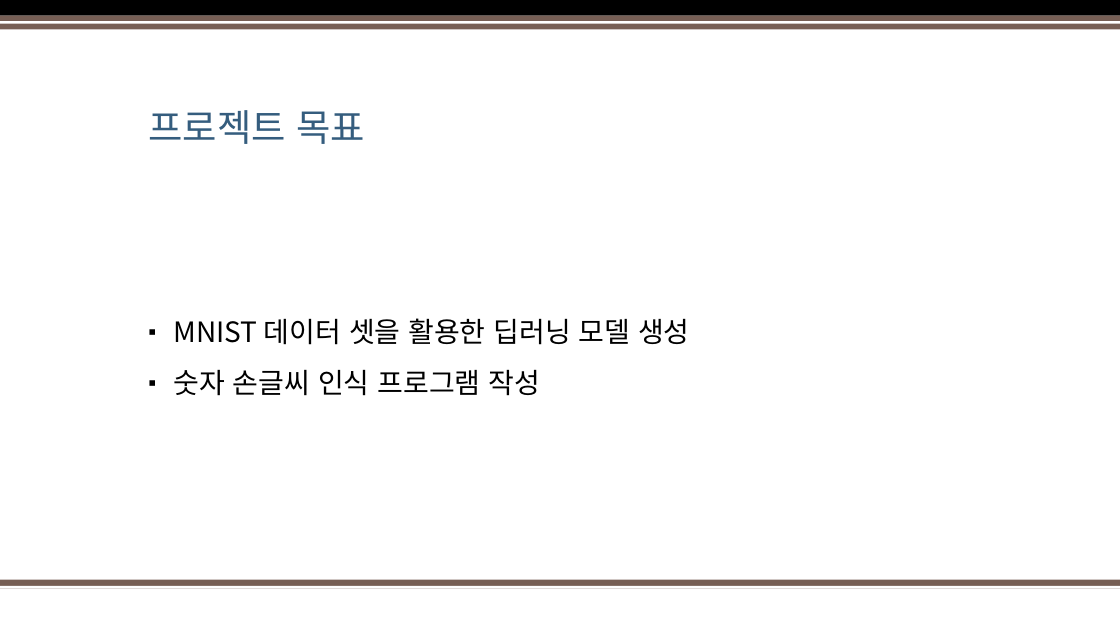
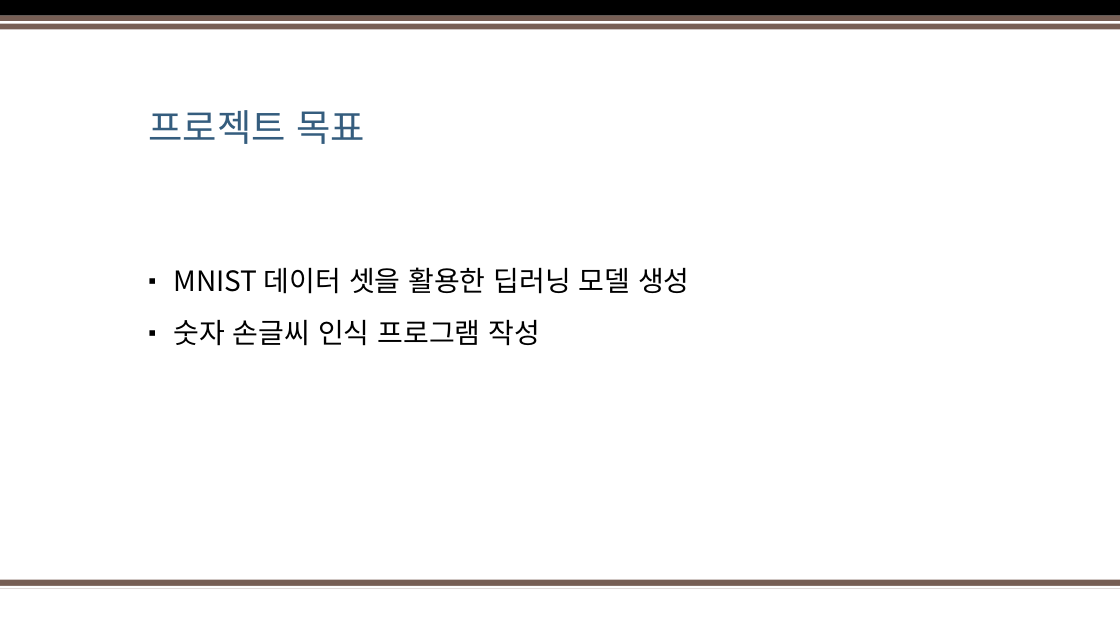
Before and after one commit to Jeong-Seongwon/portfolio, a slide deck: slide 4 of mnist/Portfolio.pptx. Drawn at 1120x630 pixels with LibreOffice and Linux fonts; fonts in the diff are those of the drawing; background and template pictures are left out. Boxes give left, top, right and bottom in pixels: in the first picture for what was removed or moved away, otherwise in the second. Text is boxed around its words. In the diff, an @@ line names an element or a change of style, - is before the commit and + after.

```diff
--- a/mnist/Portfolio.pptx
+++ b/mnist/Portfolio.pptx
@@ text "MNIST 데이터 셋을 활용한 딥러닝 ...": place and size @@
-text "MNIST 데이터 셋을 활용한 딥러닝 ..." at (174,318,690,396)
+text "MNIST 데이터 셋을 활용한 딥러닝 ..." at (174,267,690,346)
```
Also in this commit, not shown: 3 other slides changed.
